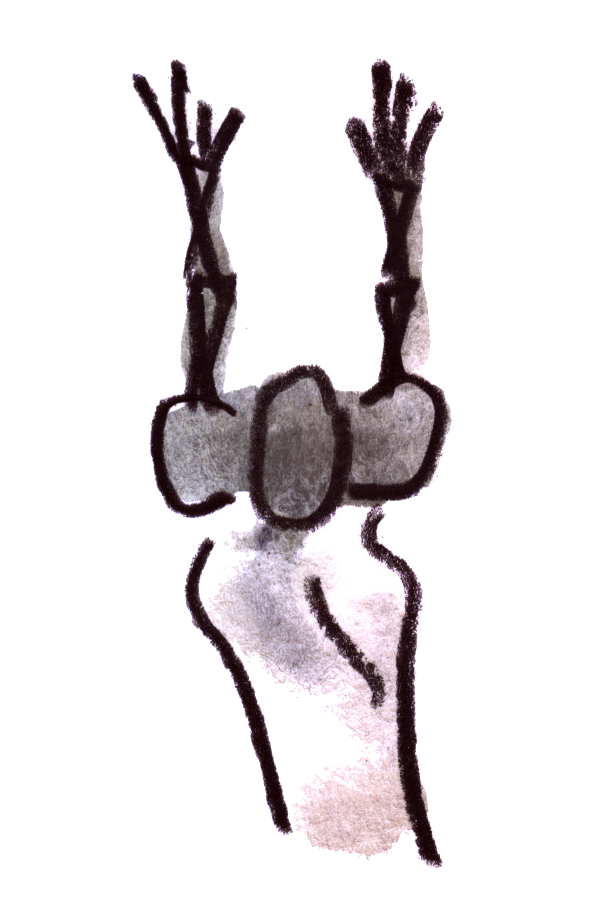
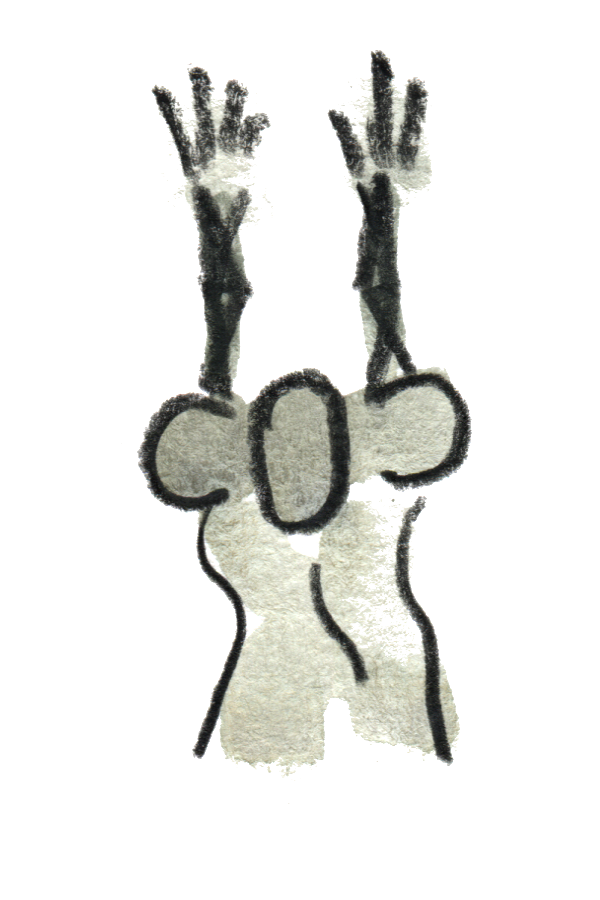
Before/after of a w=600, h=900 layered artwork. What changed in the layer stack:
removed layer "3" over [132, 58, 485, 869]
added layer "Pasted Layer" over [121, 50, 472, 804]
